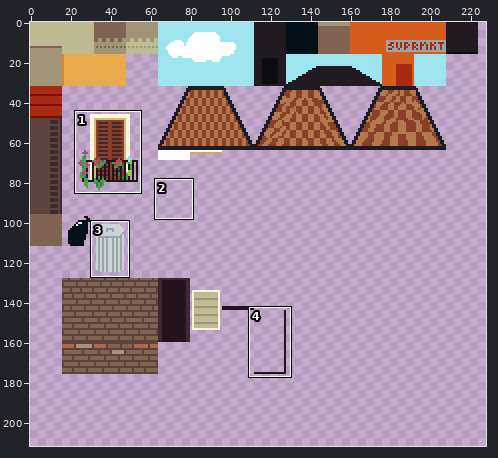
One commit to this pixel-art file: assets/tileset.ase. The picture above shows the old version from afar; the outline marks the close-up.
Close-up. Earlier state:
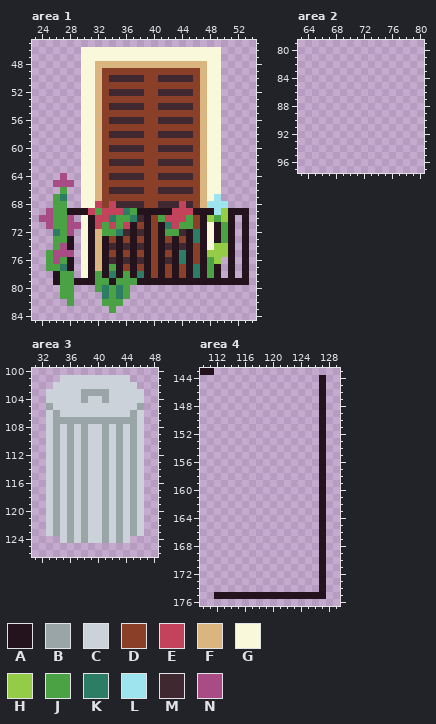
512x512 pixels, 1 frame. Colours within 5 levels of each other are drawn and written as one. Shown: area 1: x 23..54, y 45..84; area 2: x 63..80, y 79..97; area 3: x 31..48, y 100..126; area 4: x 110..129, y 143..176. The wide view leaves out empty margins. The commit also changed other parts of the picture, which this record leaves out.
Palette (. is transparent): A #24131d  B #99a5a7  C #cbd2d9  D #8a4028  E #c3435c  F #dab580  G #faf8db  H #94cc47  J #4ba245  K #2c7d63  L #9ee4ef  M #402830  N #a94b84
Now the later version:
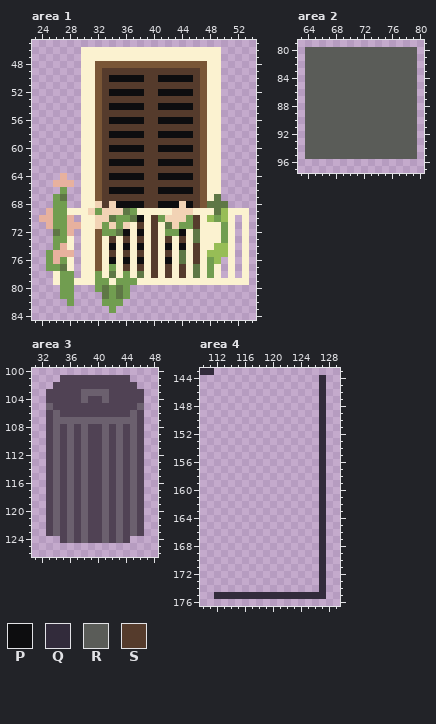
Colours new in this view: P #0d0d0f  Q #322b3b  R #5a5c58  S #553b2c
The exact change:
Colour A changes from #24131d to #fbf2d0.
Colour B changes from #99a5a7 to #6b606e.
Colour C changes from #cbd2d9 to #504254.
Colour D changes from #8a4028 to #795636.
Colour E changes from #c3435c to #f2d3b5.
Colour H changes from #94cc47 to #97bd56.
Colour J changes from #4ba245 to #719d50.
Colour K changes from #2c7d63 to #5e7745.
Colour L changes from #9ee4ef to #c0d9d9.
Colour N changes from #a94b84 to #e7b19e.
Area 1, layers "Layer 2", "Layer 1":
The edit turns colour G into colour A in rows 46 to 47 at x 30 to 49; in rows 48 to 66 at x 30 to 31 and 48 to 49; in row 67 at x 30 to 31 and 48; in row 68 at x 30 to 31; in row 70 at x 30; in rows 71 to 74 at x 30 and 48.
The edit turns colour G into colour A in rows 75 to 78 at x 30.
The edit turns colour F into colour D in row 48 at x 32 to 47; in rows 49 to 67 at x 32 and 47; in row 68 at x 47; in rows 72 to 77 at x 32.
The edit turns colour L into colour K in row 67 at x 49; in row 68 at x 48 to 50; in row 69 at x 49.
The edit turns colour M into colour P in row 50 at x 34 to 38 and 41 to 45; in row 52 at x 34 to 38 and 41 to 45; in row 54 at x 34 to 38 and 41 to 45; in row 56 at x 34 to 38 and 41 to 45; in row 58 at x 34 to 38 and 41 to 45; in row 60 at x 34 to 38 and 41 to 45.
The edit turns colour M into colour P in row 62 at x 34 to 38 and 41 to 45; in row 64 at x 34 to 38 and 41 to 45; in row 66 at x 34 to 38 and 41 to 45; in row 68 at x 35 to 38, 41 to 43 and 45; in row 70 at x 38; in row 72 at x 36, 38 and 44.
The edit turns colour M into colour P in row 74 at x 34, 36, 38, 42 and 44; in row 76 at x 34, 36, 38 and 42.
The edit turns colour D into colour S in row 49 at x 33 to 46; in row 50 at x 33, 39 to 40 and 46; in row 51 at x 33 to 46; in row 52 at x 33, 39 to 40 and 46; in row 53 at x 33 to 46; in row 54 at x 33, 39 to 40 and 46.
The edit turns colour D into colour S in row 55 at x 33 to 46; in row 56 at x 33, 39 to 40 and 46; in row 57 at x 33 to 46; in row 58 at x 33, 39 to 40 and 46; in row 59 at x 33 to 46; in row 60 at x 33, 39 to 40 and 46.
The edit turns colour D into colour S in row 61 at x 33 to 46; in row 62 at x 33, 39 to 40 and 46; in row 63 at x 33 to 46; in row 64 at x 33, 39 to 40 and 46; in row 65 at x 33 to 46; in row 66 at x 33, 39 to 40 and 46.
The edit turns colour D into colour S in row 67 at x 33 to 46; in row 68 at x 33, 39 to 40 and 46; in row 70 at x 40 and 46; in row 71 at x 38, 40 and 46; in row 72 at x 40; in row 73 at x 34, 36, 38, 40, 42 and 44.
The edit turns colour D into colour S in row 74 at x 40 and 46; in row 75 at x 34, 36, 38, 40, 42 and 46; in row 76 at x 40 and 46; in row 77 at x 36, 38, 40, 42 and 44; in row 78 at x 40, 42 and 44.
Area 2, layer "Layer 1":
There is now colour R in rows 80 to 95 at x 64 to 79.
Area 4, layer "Layer 1":
The edit turns colour A into colour Q in row 143 at x 110 to 111; in rows 144 to 174 at x 127; in row 175 at x 112 to 127.
Boxes around the changes in both close-ups, in picture pixels (x1, y1, x2, y2):
changed: (39, 47, 249, 313)
added: (305, 47, 417, 159)
changed: (46, 375, 144, 543)
changed: (200, 368, 214, 375)
changed: (214, 375, 326, 599)
